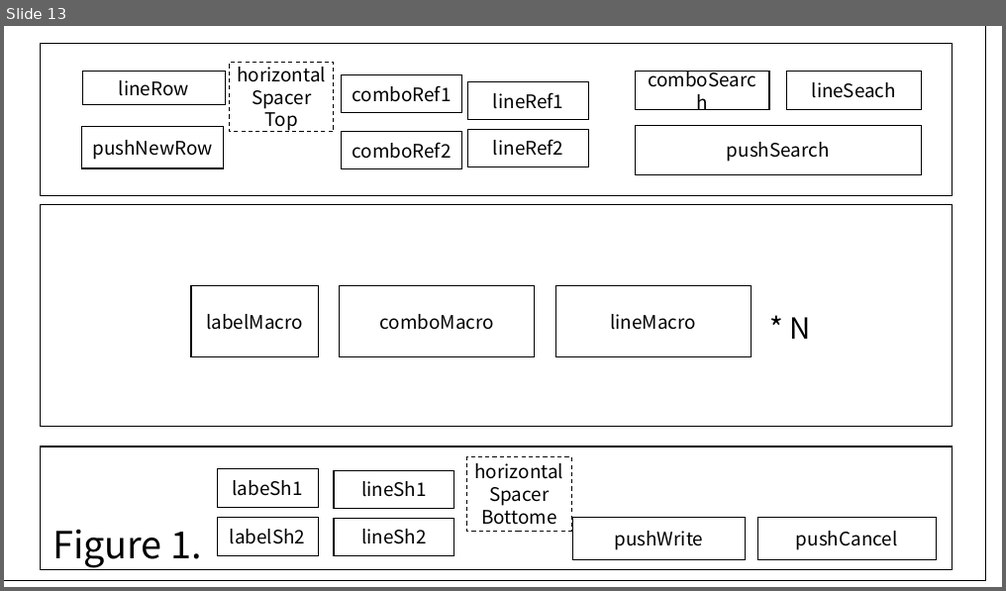
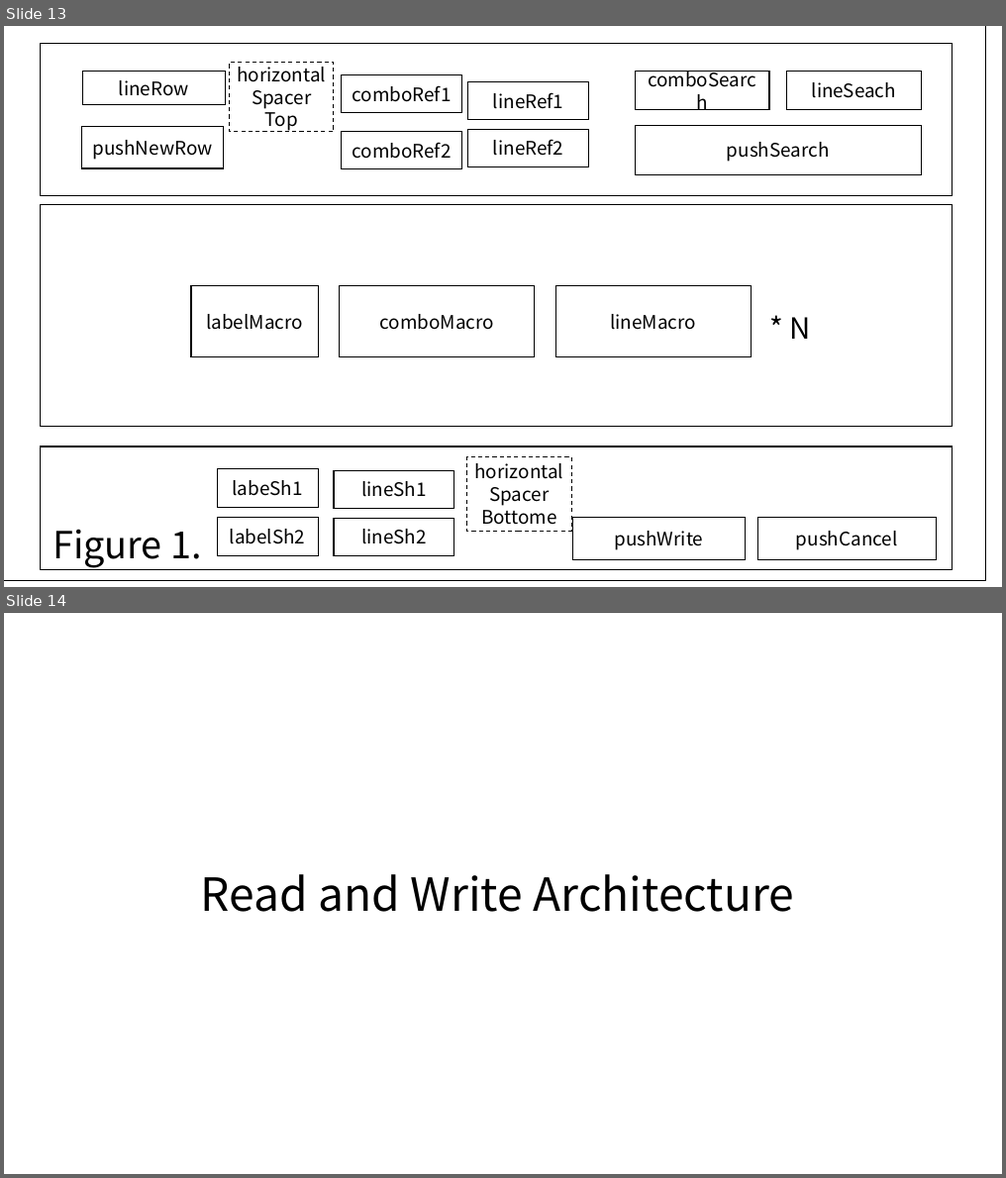
Before and after one commit to toshiakiasakura/rakutto_collect_project, a slide deck: prj_input/rakurakuInput.pptx. Shown one above the other, each under a label of ours: slide 13 before the commit, slides 13 and 14 after it. The pictures are 1006x591 and 1006x1178 pixels, drawn with LibreOffice and Linux fonts; fonts in the diff are those of the drawing. Boxes give left, top, right and bottom in pixels: in the first picture for what was removed or moved away, otherwise in the second. Text is boxed around its words. In the diff, an @@ line names an element or a change of style, - is before the commit and + after.

```diff
--- a/prj_input/rakurakuInput.pptx
+++ b/prj_input/rakurakuInput.pptx
@@ slide 14 added at (4,613,1002,1174), background #FFFFFF @@
@@ text added at (201,874,795,912), 44 pt, text #000000 @@
+Read and Write Architecture
```
Also in this commit, not shown: 1 other slide added, 1 slide removed.
